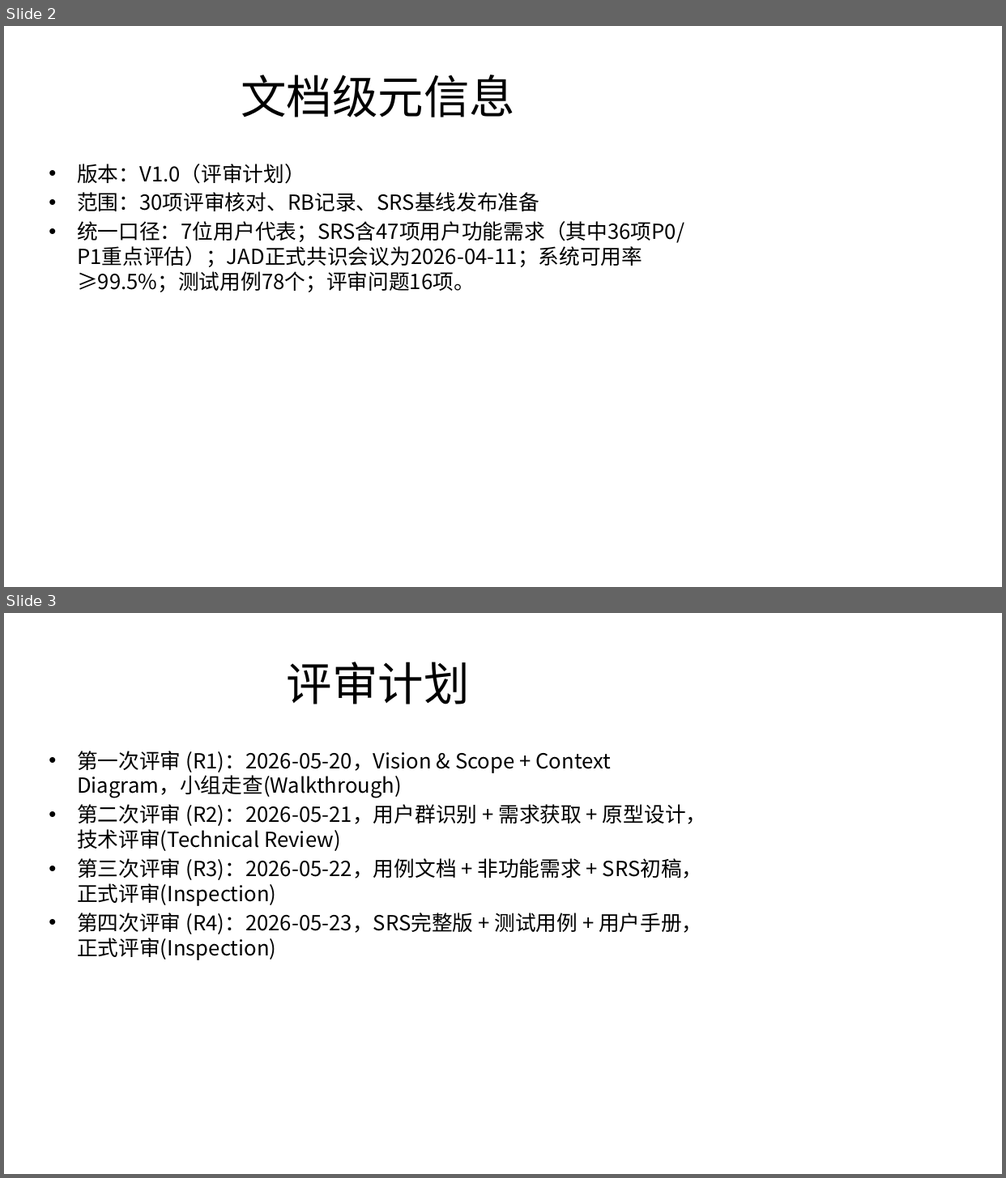
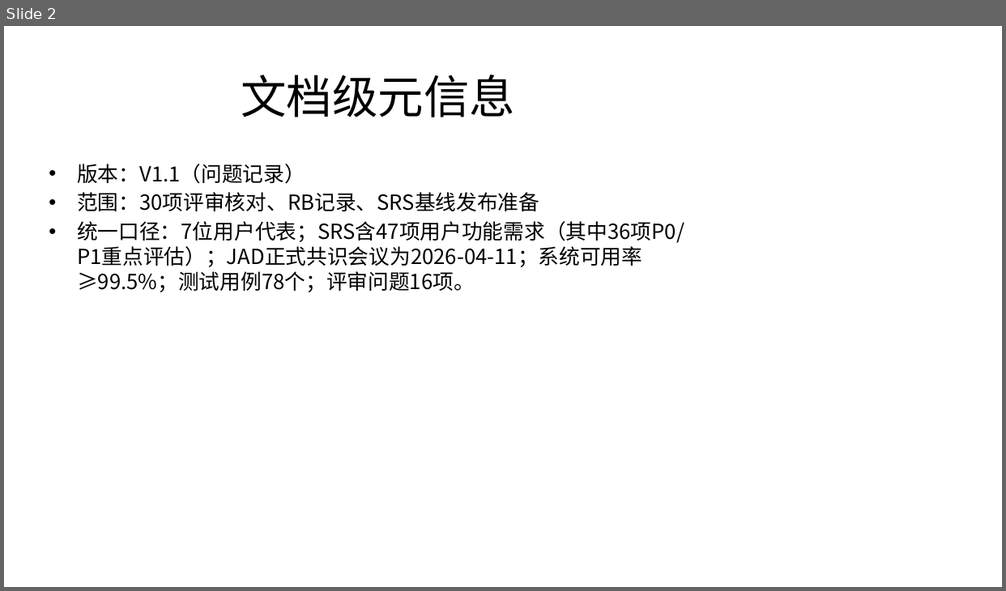
Before and after one commit to yzy1232/docs, a slide deck: 12-评审与基线/评审核对成果展示.pptx. Shown one above the other, each under a label of ours: slides 2 and 3 before the commit, slide 2 after it. The pictures are 1006x1178 and 1006x591 pixels, drawn with LibreOffice and Linux fonts; fonts in the diff are those of the drawing. Boxes give left, top, right and bottom in pixels: in the first picture for what was removed or moved away, otherwise in the second. Text is boxed around its words. In the diff, an @@ line names an element or a change of style, - is before the commit and + after.

Commit message:
docs(review): 记录评审问题和设计修订

```diff
--- a/12-评审与基线/评审核对成果展示.pptx
+++ b/12-评审与基线/评审核对成果展示.pptx
@@ slide 3 removed at bbox=[4, 613, 1002, 1174], background #FFFFFF @@
@@ title removed at bbox=[287, 662, 470, 705] @@
-评审计划
@@ text removed at bbox=[77, 751, 706, 960] @@
-• 第一次评审 (R1)：2026-05-20，Vision & Scope + Context Diagram，小组走查(Walkthrough)
-• 第二次评审 (R2)：2026-05-21，用户群识别 + 需求获取 + 原型设计，技术评审(Technical Review)
-• 第三次评审 (R3)：2026-05-22，用例文档 + 非功能需求 + SRS初稿，正式评审(Inspection)
-• 第四次评审 (R4)：2026-05-23，SRS完整版 + 测试用例 + 用户手册，正式评审(Inspection)
@@ slide 2 changed as well @@
@@ text at bbox=[77, 164, 305, 184]: text changed @@
-• 版本：V1.0（评审计划）
+• 版本：V1.1（问题记录）
```
Also in this commit, not shown: 2 other slides changed, 1 slide added, 10 other files.
